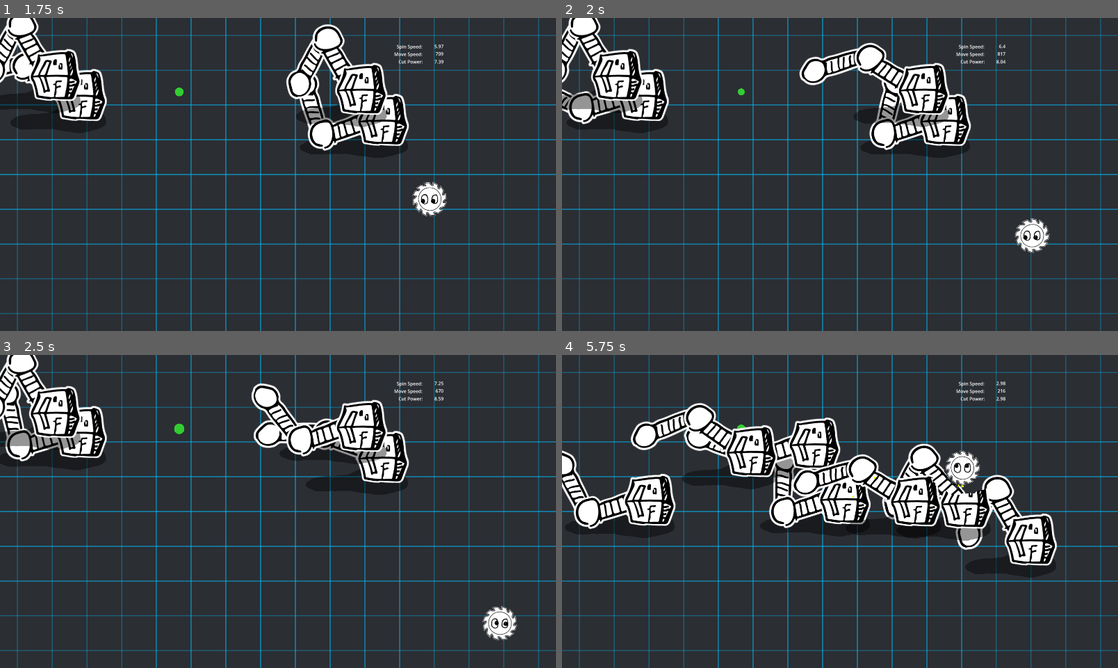
Above: before the commit, frames 1-4 (two rows, left to right).
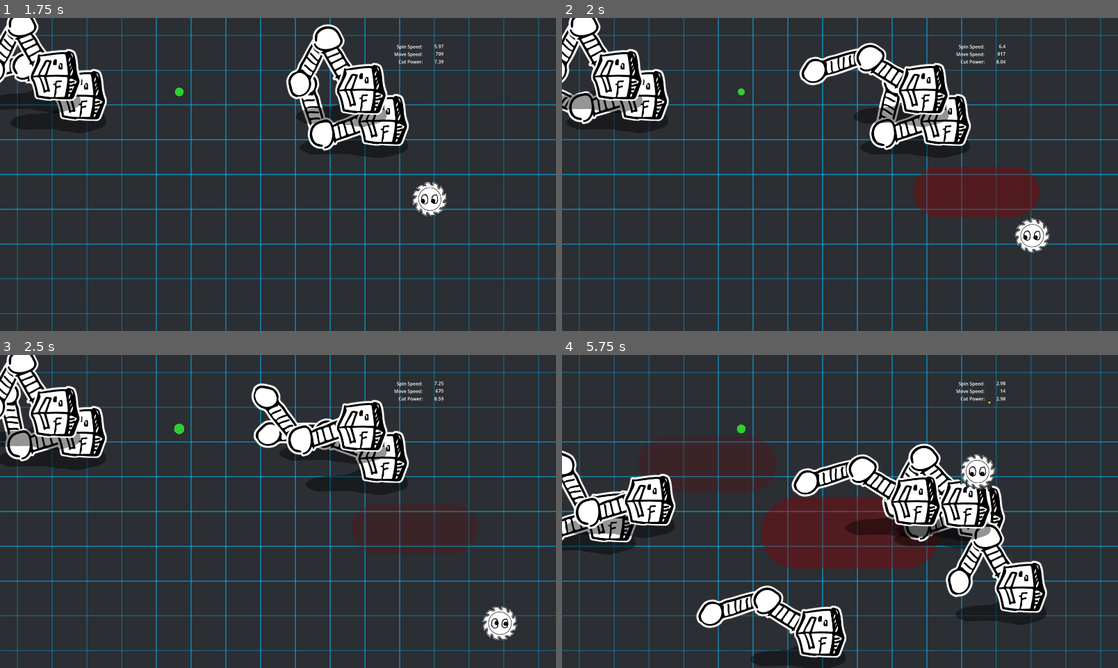
Above: after the commit, the same moments.

Repository: kelliedlynch/SpinGame
Game: Godot game, scene res://Playground/ArenaPlayground.tscn
Same seed, same stepped clock (60 frames per second), same inputs: the game is played once before the commit and once after it.
Inputs:
- Up to frame 1 (1.75 s): tap Enter (ui_accept) at 0.5, 0.77, 1.52 s; hold Right (ui_right) 0.53-1.28 s; tap Tab (ui_text_completion_replace) at 0.6, 1.35 s; hold Down (ui_down) from 1.28 s (still down)
- Up to frame 2 (2 s): keep holding Down (ui_down)
- Up to frame 3 (2.5 s): release Down (ui_down) at 2.03 s; hold Right (ui_right) from 2.03 s (still down); tap Tab (ui_text_completion_replace) at 2.1 s
- Up to frame 4 (5.75 s): release Right (ui_right) at 2.78 s; hold Up (ui_up) 2.78-3.53 s; tap Tab (ui_text_completion_replace) every 0.75 s from 2.85 to 5.1 s; tap Enter (ui_accept) at 3.02, 3.77, 4.52 s; hold Left (ui_left) 3.53-5.03 s; hold Down (ui_down) from 5.03 s (still down)

Frame 1 is identical in both runs. In frame 2, 3.3% of the frame differs, in the area x 63-86%, y 47-64%; in frame 3, 0.3%; in frame 4, 21%, in the area x 0-89%, y 10-100%.

Commit message:
Jump attack visuals added.

Diff:
--- a/Boss/Attack/JumpAndSmash.gd
+++ b/Boss/Attack/JumpAndSmash.gd
@@ -1,7 +1,13 @@
 extends Node
 class_name JumpAndSmash
 
-static func _find_landing_spot(boss: BossMonsterWithPhysics):
+var boss: BossMonsterWithPhysics
+var arena: Node2D
+var atk_perform: Tween
+var blink: Tween
+var landing: Area2D
+
+func _find_landing_spot(boss: BossMonsterWithPhysics):
 	var arena = boss.get_parent().get_node("Arena")
 	var arena_size = arena.get_node("ArenaBorder").size
 	var full_size = boss.calculate_size()
@@ -10,12 +16,42 @@
 	var y = randi_range(walls + full_size.y / 2, arena_size.y - walls - full_size.y / 2)
 	return Vector2(x, y)
 
-static func execute_attack(boss: BossMonsterWithPhysics):
+func _create_landing_area(origin: Vector2):
+	landing = Area2D.new()
+	var boss_size = boss.calculate_size()
+	var cap = PolygonMath.generate_capsule_shape(boss_size.x * 2, boss_size.x * .4)
+	var coll = CollisionPolygon2D.new()
+	coll.polygon = cap
+	landing.add_child(coll)
+	landing.position = arena.to_local(origin + Vector2(0, boss_size.y / 2))
+	arena.add_child(landing)
+	var visible_landing = Polygon2D.new()
+	visible_landing.polygon = cap
+	var c = Color.DARK_RED
+	c.a = .4
+	visible_landing.color = c
+	coll.add_child(visible_landing)
+	blink = create_tween()
+	var d = Color(c)
+	d.r = 1
+	d.a += .2
+	blink.tween_property(visible_landing, "modulate", d, .15)
+	blink.tween_property(visible_landing, "modulate", c, .15)
+	blink.set_loops(4)
+	pass
+
+func _clear_landing():
+	landing.queue_free()
+
+func execute_attack():
 	var ani = boss.controller.animation_player
 	var target = _find_landing_spot(boss)
 	ani.play("default/wave_arm")
-	var atk_perform = boss.create_tween()
-	atk_perform.tween_interval(ani.get_animation_library("default").get_animation("wave_arm").length)
+	atk_perform = create_tween()
+	var wave_time = ani.get_animation_library("default").get_animation("wave_arm").length
+	atk_perform.tween_interval(wave_time / 2)
+	atk_perform.tween_callback(_create_landing_area.bind(target))
+	atk_perform.tween_interval(wave_time / 2)
 	atk_perform.tween_callback(boss.hitbox.set.bind("collision_layer", 16))
 	atk_perform.tween_callback(ani.play.bind("default/jump_up"))
 	var jump_time = ani.get_animation_library("default").get_animation("jump_up").length
@@ -25,4 +61,5 @@
 	atk_perform.tween_callback(ani.play.bind("default/jump_landing"))
 	atk_perform.tween_interval(land_time * .5)
 	atk_perform.tween_callback(boss.hitbox.set.bind("collision_layer", 2))
+	atk_perform.tween_callback(_clear_landing)
 	atk_perform.tween_callback(boss.controller.set.bind("boss_state", BossController.BossState.IDLE))
--- a/Boss/BossController.gd
+++ b/Boss/BossController.gd
@@ -6,6 +6,18 @@
 var boss_state = BossState.IDLE
 var atk_timer: Tween
 var atk_perform: Tween
+
+var attacks: Array[Node] = []
+var attack_index = 0
+
+func _ready() -> void:
+	attacks.append(JumpAndSmash.new())
+	var parent = get_parent()
+	var arena = get_parent().get_parent().get_node("Arena")
+	for atk in attacks:
+		atk.boss = parent
+		atk.arena = arena
+		add_child(atk)
 
 func _process(_delta: float) -> void:
 	if boss_state == BossState.IDLE:
@@ -20,16 +32,11 @@
 func attack():
 	boss_state = BossState.ATTACKING
 	atk_timer = null
-	JumpAndSmash.execute_attack(get_parent())
-
-	#atk_perform.tween_property(self, "boss_state", BossState.IDLE, 0)
-
-
-
-func _disable_collision(entity):
-	for shape in entity.hitbox:
-		shape.collision_layer = 5
-	pass
+	attacks[attack_index].execute_attack()
+	if attack_index < attacks.size() - 1:
+		attack_index += 1
+	else:
+		attack_index = 0
 
 
 enum BossState {
--- a/Boss/TestAnimationPlayer.gd
+++ b/Boss/TestAnimationPlayer.gd
@@ -1,5 +1,5 @@
 extends AnimationPlayer
 
-func _input(_event: InputEvent) -> void:
-	if Input.is_action_just_pressed("ui_text_completion_replace"):
-		play("wave_arm")
+#func _input(_event: InputEvent) -> void:
+	#if Input.is_action_just_pressed("ui_text_completion_replace"):
+		#play("wave_arm")
